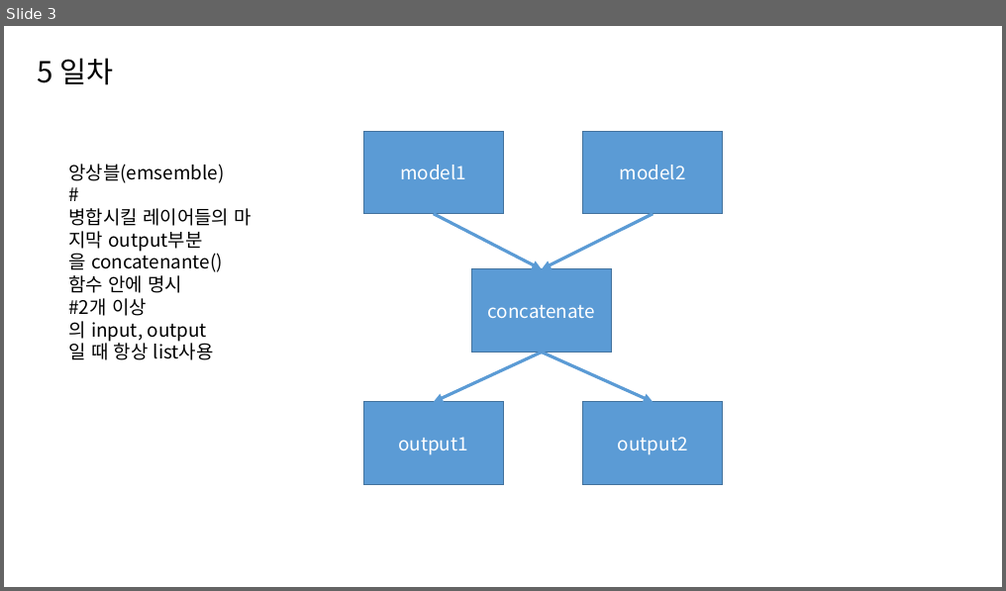
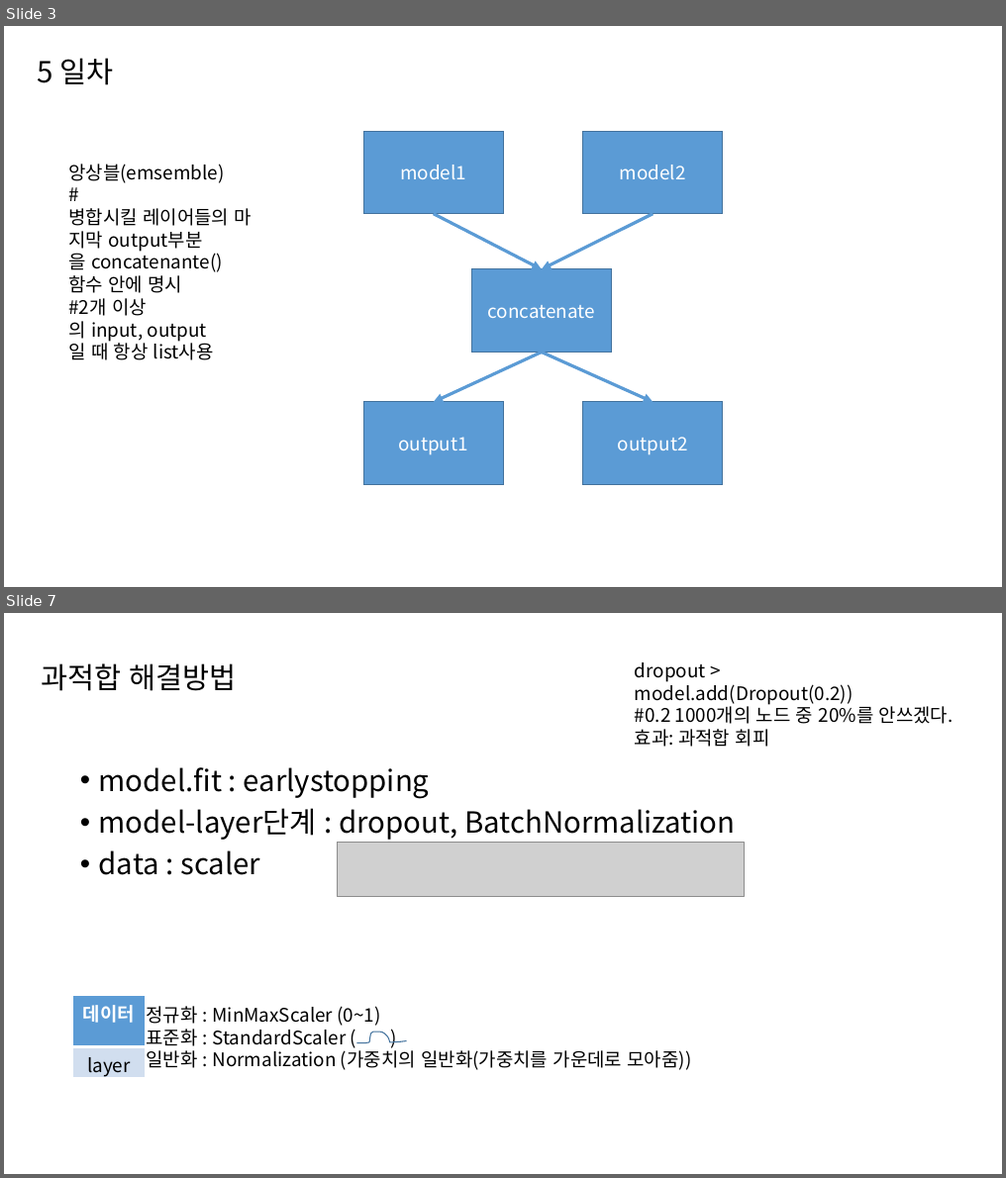
Before and after one commit to Ryujaeuk/keras, a slide deck: keras_study.pptx. Shown one above the other, each under a label of ours: slide 3 before the commit, slides 3 and 7 after it; the slides between them are not shown. The pictures are 1006x591 and 1006x1178 pixels, drawn with LibreOffice and Linux fonts; fonts in the diff are those of the drawing; grey boxes stand for pictures. Boxes give left, top, right and bottom in pixels: in the first picture for what was removed or moved away, otherwise in the second. Text is boxed around its words. In the diff, an @@ line names an element or a change of style, - is before the commit and + after.

```diff
--- a/keras_study.pptx
+++ b/keras_study.pptx
@@ slide 7 added at [4, 613, 1002, 1174], background #FFFFFF @@
@@ text added at [41, 663, 237, 691], 28 pt, text #000000 @@
+과적합 해결방법
@@ text added at [635, 663, 953, 747], 18 pt, text #000000 @@
+dropout >
+model.add(Dropout(0.2))
+#0.2 1000개의 노드 중 20%를 안쓰겠다.
+효과: 과적합 회피
@@ text added at [99, 767, 735, 875], 28 pt, text #000000 @@
+• model.fit : earlystopping
+• model-layer단계 : dropout, BatchNormalization
+• data : scaler
@@ picture added at [338, 842, 744, 897] @@
@@ table added at [73, 995, 146, 1082], 2 rows, 1 columns @@
+데이터
+layer
@@ text added at [147, 1006, 691, 1070], 18 pt, text #000000 @@
+정규화 : MinMaxScaler (0~1)
+표준화 : StandardScaler ( )
+일반화 : Normalization (가중치의 일반화(가중치를 가운데로 모아줌))
@@ freeform shape added at [356, 1032, 406, 1044], outline #43739E 1 pt @@
```
Also in this commit, not shown: 6 other slides added, 11 other files.
